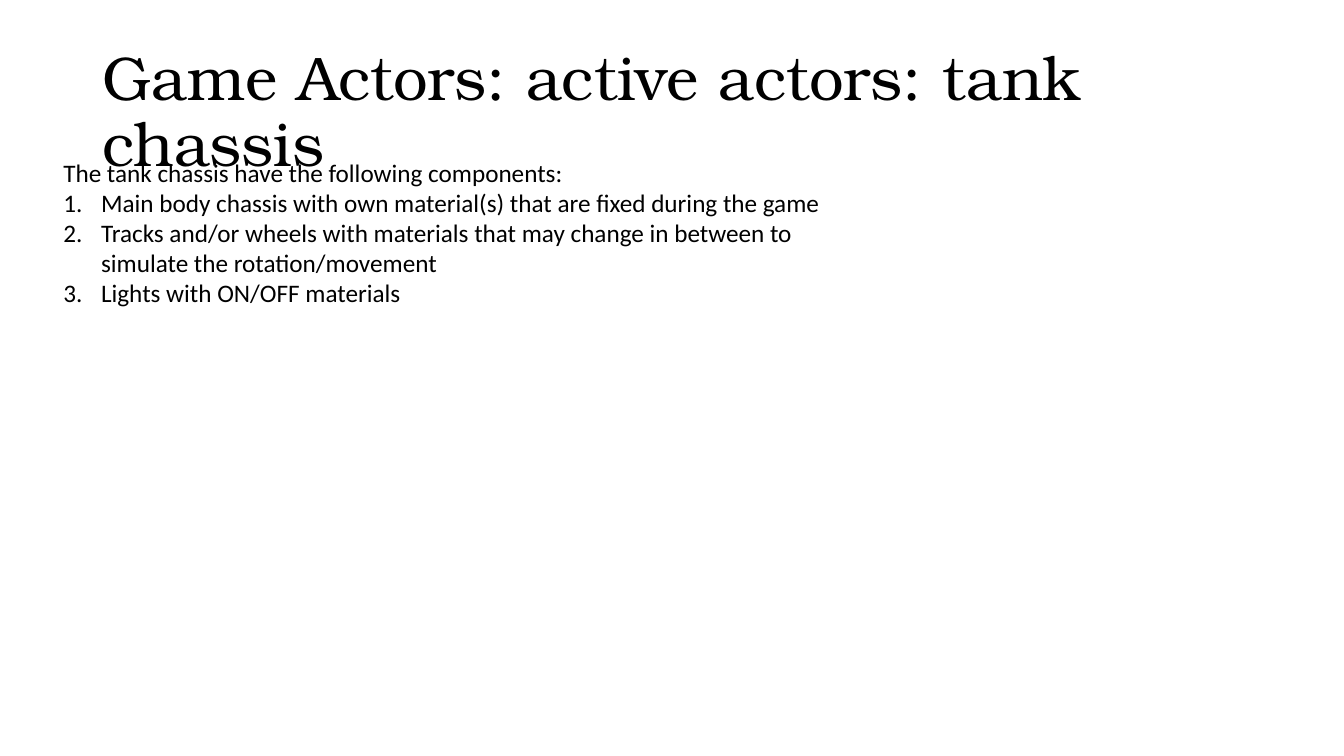
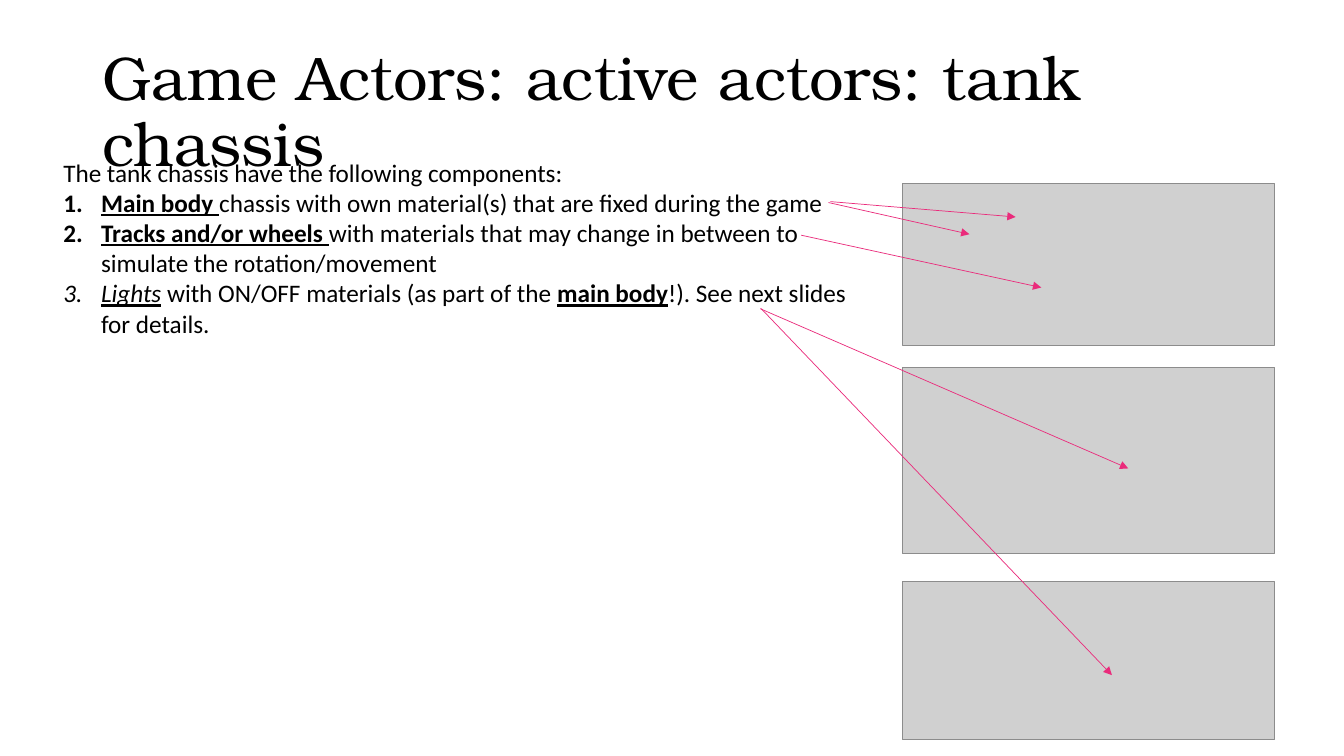
Before and after one commit to george2209/PlanesAndShips, a slide deck: slide 12 of PlanesAndShips/docs/ProjectDocumentation.pptx. Drawn at 1344x756 pixels with LibreOffice and Linux fonts; fonts in the diff are those of the drawing; grey boxes stand for pictures. Boxes give left, top, right and bottom in pixels: in the first picture for what was removed or moved away, otherwise in the second. Text is boxed around its words. In the diff, an @@ line names an element or a change of style, - is before the commit and + after.

```diff
--- a/PlanesAndShips/docs/ProjectDocumentation.pptx
+++ b/PlanesAndShips/docs/ProjectDocumentation.pptx
@@ text at (101, 193, 822, 273): bold on, underline on in "Main body", "Tracks and/or wheels" @@
@@ arrow added from (829, 203) to (970, 234), #EA2B7B 0.5 pt @@
@@ arrow added from (831, 202) to (1016, 217), #EA2B7B 0.5 pt @@
@@ picture added at (902, 184, 1274, 345) @@
@@ arrow added from (802, 235) to (1042, 287), #EA2B7B 0.5 pt @@
@@ text at (101, 283, 846, 333): text changed @@
-3. Lights with ON/OFF materials
+3. Lights with ON/OFF materials (as part of the main body!). See next slides for details.
@@ arrow added from (760, 309) to (1128, 469), #EA2B7B 0.5 pt @@
@@ arrow added from (761, 309) to (1112, 676), #EA2B7B 0.5 pt @@
@@ picture added at (902, 367, 1274, 554) @@
@@ picture added at (902, 582, 1274, 740) @@
```
Also in this commit, not shown: 2 other slides changed, 2 slides added, 2 other files.
